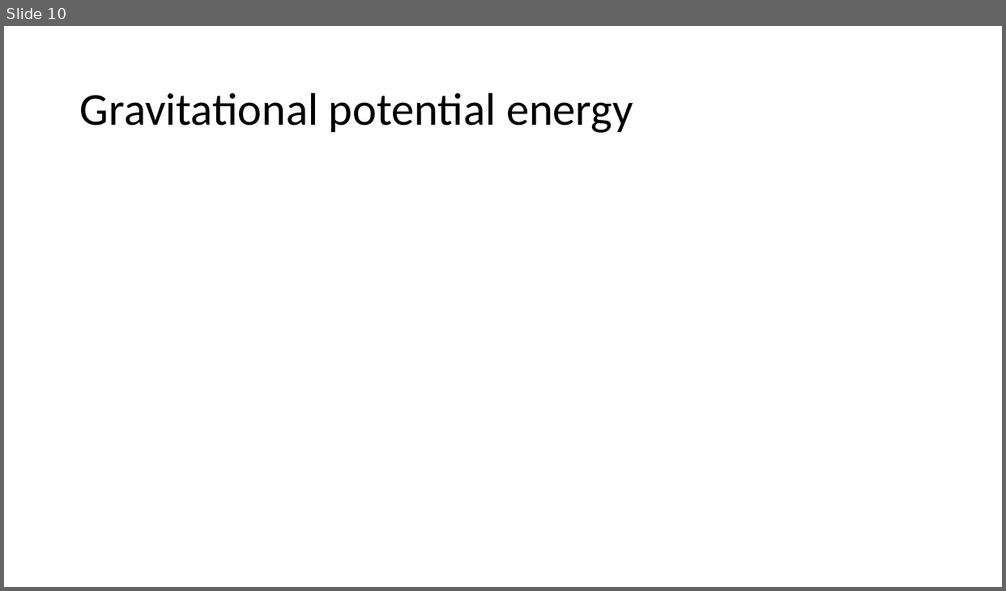
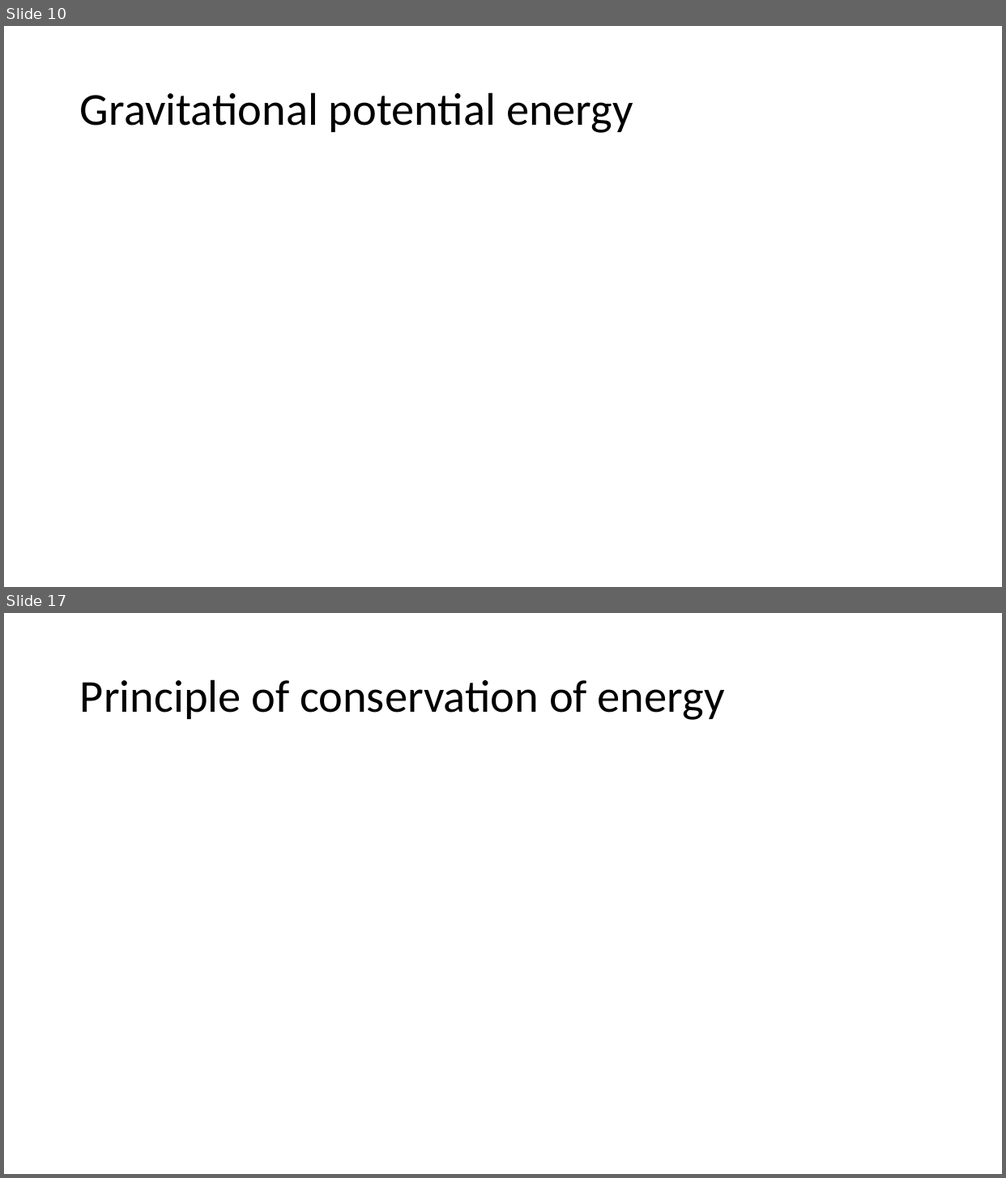
Before and after one commit to acsabai/acsabai.github.io, a slide deck: classes/Physics9ab/downloads/energy.pptx. Shown one above the other, each under a label of ours: slide 10 before the commit, slides 10 and 17 after it; the slides between them are not shown. The pictures are 1006x591 and 1006x1178 pixels, drawn with LibreOffice and Linux fonts; fonts in the diff are those of the drawing; grey boxes stand for pictures. Boxes give left, top, right and bottom in pixels: in the first picture for what was removed or moved away, otherwise in the second. Text is boxed around its words. In the diff, an @@ line names an element or a change of style, - is before the commit and + after.

```diff
--- a/classes/Physics9ab/downloads/energy.pptx
+++ b/classes/Physics9ab/downloads/energy.pptx
@@ slide 17 added at (4, 613, 1002, 1174), background #FFFFFF @@
@@ title added at (80, 679, 725, 720), 44 pt, text #000000 @@
+Principle of conservation of energy
```
Also in this commit, not shown: 8 other slides added.
